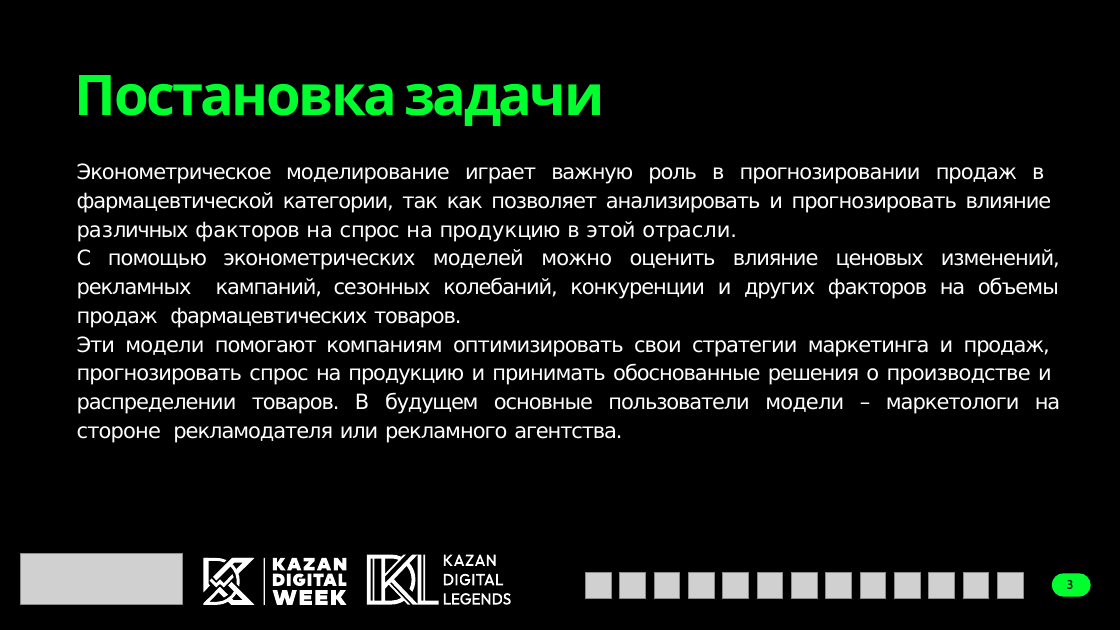
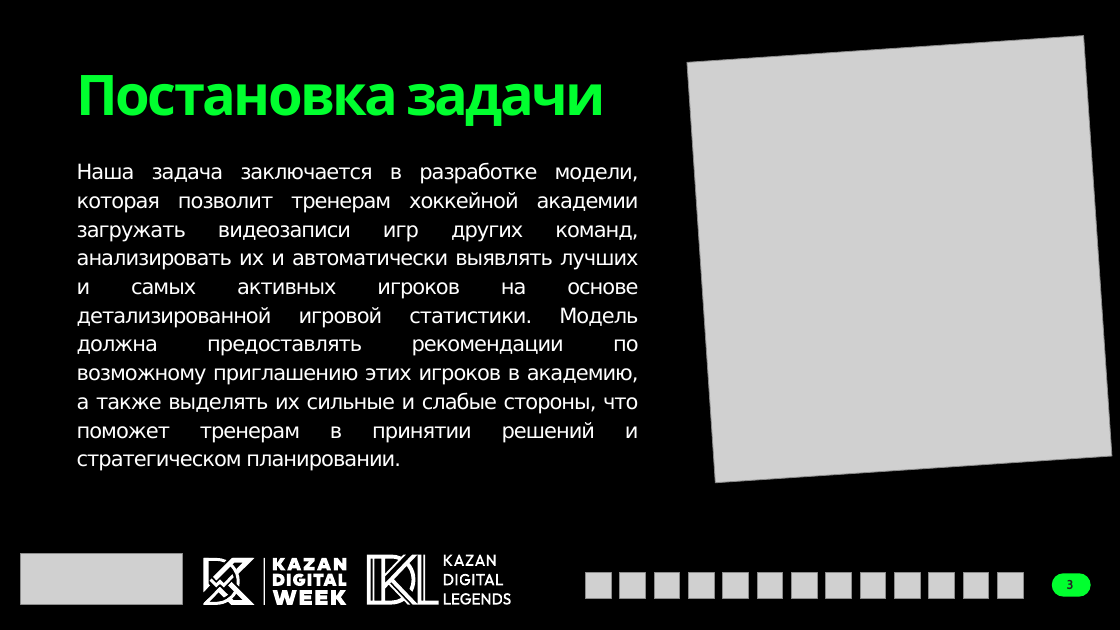
Before and after one commit to simeonkolchin/techstorm_hack_22_08_2024, a slide deck: slide 3 of bazuka_arms.pptx. Drawn at 1120x630 pixels with LibreOffice and Linux fonts; fonts in the diff are those of the drawing; grey boxes stand for pictures. Boxes give left, top, right and bottom in pixels: in the first picture for what was removed or moved away, otherwise in the second. Text is boxed around its words. In the diff, an @@ line names an element or a change of style, - is before the commit and + after.

```diff
--- a/bazuka_arms.pptx
+++ b/bazuka_arms.pptx
@@ picture added at <box>687,36,1112,484</box> @@
@@ text at <box>77,162,639,443</box>: text changed @@
-Эконометрическое моделирование играет важную роль в прогнозировании продаж в фармацевтической категории, так как позволяет анализировать и прогнозировать влияние различных факторов на спрос на продукцию в этой отрасли.
-С помощью эконометрических моделей можно оценить влияние ценовых изменений, рекламных кампаний, сезонных колебаний, конкуренции и других факторов на объемы продаж фармацевтических товаров.
-Эти модели помогают компаниям оптимизировать свои стратегии маркетинга и продаж, прогнозировать спрос на продукцию и принимать обоснованные решения о производстве и распределении товаров. В будущем основные пользователи модели – маркетологи на стороне рекламодателя или рекламного агентства.
+Наша задача заключается в разработке модели, которая позволит тренерам хоккейной академии загружать видеозаписи игр других команд, анализировать их и автоматически выявлять лучших и самых активных игроков на основе детализированной игровой статистики. Модель должна предоставлять рекомендации по возможному приглашению этих игроков в академию, а также выделять их сильные и слабые стороны, что поможет тренерам в принятии решений и стратегическом планировании.
```
Also in this commit, not shown: 3 other slides changed, 3 other files.
